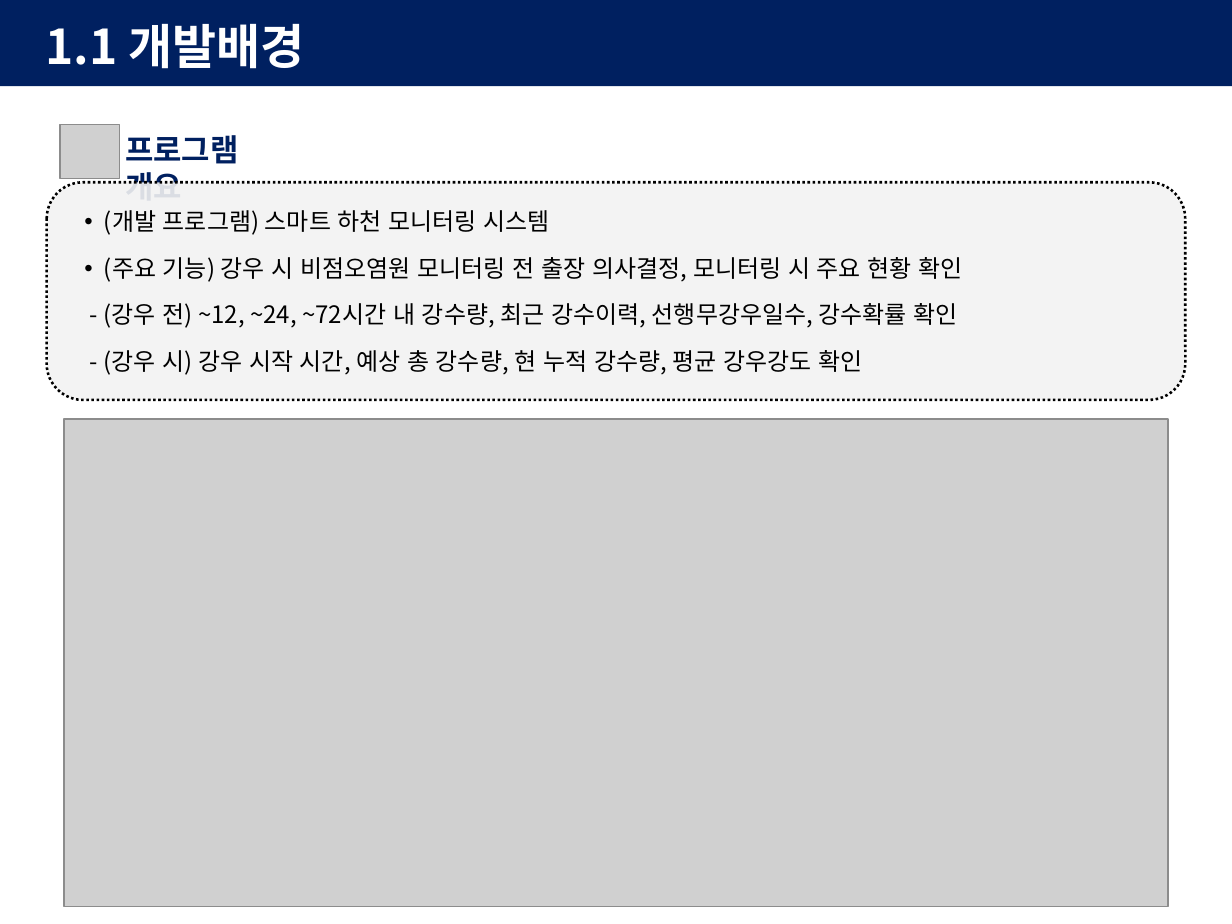
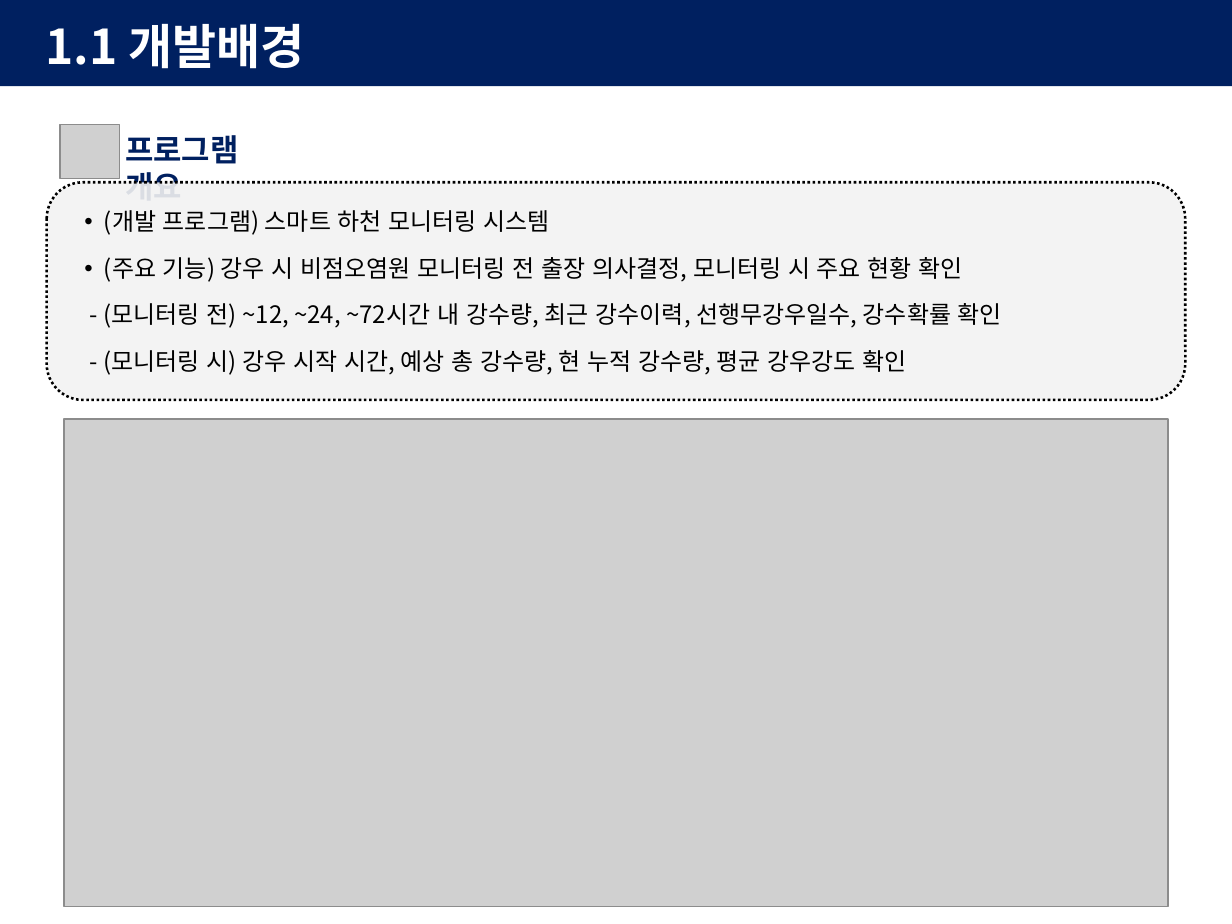
Before and after one commit to khenv0005-hue/kunhwa, a slide deck: slide 3 of 발표 이걸로.pptx (slide 2 before the commit). Drawn at 1232x924 pixels with LibreOffice and Linux fonts; fonts in the diff are those of the drawing; grey boxes stand for pictures. Boxes give left, top, right and bottom in pixels: in the first picture for what was removed or moved away, otherwise in the second. Text is boxed around its words. In the diff, an @@ line names an element or a change of style, - is before the commit and + after.

```diff
--- a/발표 이걸로.pptx
+++ b/발표 이걸로.pptx
@@ text at <box>103,303,1002,375</box>: text changed @@
-- (강우 전) ~12, ~24, ~72시간 내 강수량, 최근 강수이력, 선행무강우일수, 강수확률 확인
-- (강우 시) 강우 시작 시간, 예상 총 강수량, 현 누적 강수량, 평균 강우강도 확인
+- (모니터링 전) ~12, ~24, ~72시간 내 강수량, 최근 강수이력, 선행무강우일수, 강수확률 확인
+- (모니터링 시) 강우 시작 시간, 예상 총 강수량, 현 누적 강수량, 평균 강우강도 확인
```
Also in this commit, not shown: 6 other slides changed, 1 slide added, 3 slides removed.
